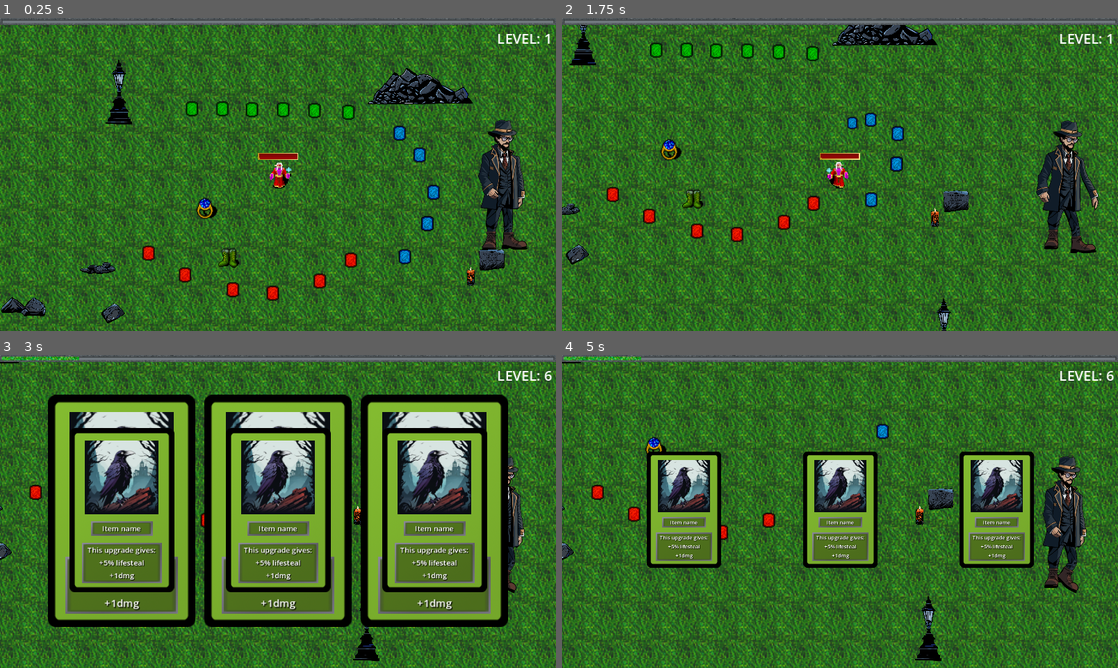
Above: before the commit, frames 1-4 (two rows, left to right).
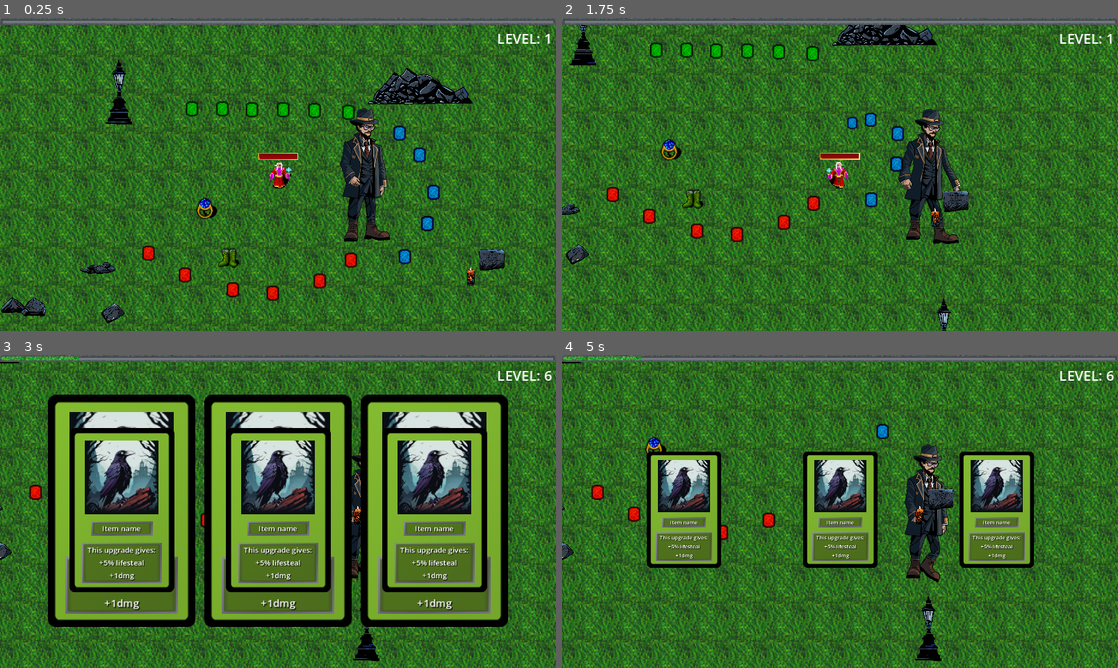
Above: after the commit, the same moments.

Repository: AGH-Code-Industry/monstrous-tide
Game: Godot game, scene res://Assets/World/world.tscn
The game is run twice, just before and just after one commit, with the same random seed, the same clock (stepped at 60 frames per second) and the same inputs.
Inputs (mouse positions are in pixels of both pictures, inside the frame that each line leads up to):
- Up to frame 1 (0.25 s): no input
- Up to frame 2 (1.75 s): move the mouse to (962, 158) at 0.52 s; press the mouse at (962, 158) at 0.53 s; hold D (right) 0.53-1.28 s; move the mouse to (728, 190) at 1.27 s; release the mouse at (728, 190) at 1.28 s; hold S (down) from 1.28 s (still down); click (728, 190) at 1.35 s
- Up to frame 3 (3 s): move the mouse to (333, 442) at 2.02 s; release S (down) at 2.03 s; press the mouse at (333, 442) at 2.03 s; hold D (right) 2.03-2.78 s; move the mouse to (122, 511) at 2.77 s; release the mouse at (122, 511) at 2.78 s; hold W (up) from 2.78 s (still down); click (122, 511) at 2.85 s
- Up to frame 4 (5 s): move the mouse to (684, 508) at 3.52 s; release W (up) at 3.53 s; press the mouse at (684, 508) at 3.53 s; hold A (left) from 3.53 s (still down); tap Enter at 4.25 s; move the mouse to (840, 511) at 4.27 s; release the mouse at (840, 511) at 4.28 s; click (840, 511) at 4.35 s

The runs differ from the first frame. In frame 1, 4.5% of the frame differs, in the area x 61-95%, y 28-75%; in frame 2, 4.8%, in the area x 60-97%, y 29-76%; in frame 3, 1.2%; in frame 4, 4.2%.

Commit message:
Fix rotation point

Diff:
--- a/Assets/Player/player.tscn
+++ b/Assets/Player/player.tscn
@@ -10,6 +10,15 @@
 [ext_resource type="PackedScene" uid="uid://cg6gnjj6opuhq" path="res://Assets/Utility/DropItems/PickUp/pickup_component.tscn" id="6_jlj47"]
 [ext_resource type="Texture2D" uid="uid://bwtqajh7agh7l" path="res://Assets/Player/Main__Char_0.3(1).png" id="7_jwu1d"]
 [ext_resource type="PackedScene" uid="uid://5wxdkk0ryim2" path="res://Assets/Player/Weapons/AoEWeapons/Lantern/lantern.tscn" id="8_1p3gh"]
+
+[sub_resource type="Resource" id="Resource_lyosv"]
+script = ExtResource("2_5ofgj")
+type = 3
+value = 150
+
+[sub_resource type="Resource" id="Resource_acek7"]
+script = ExtResource("3_it506")
+data = Array[ExtResource("2_5ofgj")]([SubResource("Resource_lyosv")])
 
 [sub_resource type="Animation" id="Animation_2f0x6"]
 resource_name = "Idle"
@@ -87,15 +96,6 @@
 "update": 0,
 "values": [Vector2(-15.3334, 72.3333), Vector2(-15.3334, 65.6666), Vector2(-15.3334, 72.3333), Vector2(-15.3334, 65.6666), Vector2(-15.3334, 72.3333)]
 }
-
-[sub_resource type="Resource" id="Resource_lyosv"]
-script = ExtResource("2_5ofgj")
-type = 3
-value = 150
-
-[sub_resource type="Resource" id="Resource_acek7"]
-script = ExtResource("3_it506")
-data = Array[ExtResource("2_5ofgj")]([SubResource("Resource_lyosv")])
 
 [sub_resource type="Animation" id="Animation_xwp2e"]
 length = 0.001
@@ -557,16 +557,14 @@
 curve = SubResource("Curve_7yhul")
 
 [sub_resource type="ParticleProcessMaterial" id="ParticleProcessMaterial_ocaqh"]
+particle_flag_disable_z = true
 emission_shape = 1
 emission_sphere_radius = 10.43
-particle_flag_disable_z = true
 direction = Vector3(0.5, 0, 0)
 spread = 180.0
-gravity = Vector3(0, 98, 0)
 initial_velocity_min = 50.0
 initial_velocity_max = 50.0
-orbit_velocity_min = 0.0
-orbit_velocity_max = 0.0
+gravity = Vector3(0, 98, 0)
 scale_min = 2.0
 scale_max = 3.0
 scale_curve = SubResource("CurveTexture_tw5kp")
@@ -607,7 +605,6 @@
 stat_set = SubResource("Resource_acek7")
 
 [node name="Tornado" parent="." instance=ExtResource("2_8m7hr")]
-visible = false
 
 [node name="AnimationPlayer" type="AnimationPlayer" parent="."]
 libraries = {
@@ -623,7 +620,6 @@
 [node name="Camera2D" type="Camera2D" parent="AnimatedSprite2D"]
 
 [node name="CollisionShape2D" type="CollisionShape2D" parent="."]
-visible = false
 position = Vector2(2, 2)
 shape = SubResource("CapsuleShape2D_siame")
 
@@ -663,10 +659,10 @@
 [node name="PickupComponent" parent="." instance=ExtResource("6_jlj47")]
 
 [node name="Character" type="Node2D" parent="."]
-position = Vector2(-11, 5)
+position = Vector2(100, -16)
 
 [node name="Skeleton2D" type="Skeleton2D" parent="Character"]
-position = Vector2(122, -18)
+position = Vector2(-145, -10)
 scale = Vector2(0.3, 0.3)
 
 [node name="Hip" type="Bone2D" parent="Character/Skeleton2D"]
@@ -731,7 +727,7 @@
 [node name="Node2D" type="Node2D" parent="Character"]
 
 [node name="Head" type="Polygon2D" parent="Character/Node2D"]
-position = Vector2(271, -48)
+position = Vector2(1, -40)
 scale = Vector2(0.3, 0.3)
 offset = Vector2(-252, -112)
 texture = ExtResource("7_jwu1d")
@@ -743,8 +739,9 @@
 internal_vertex_count = 2
 
 [node name="LefLeg" type="Polygon2D" parent="Character/Node2D"]
-position = Vector2(228, -47)
+position = Vector2(11, 65)
 scale = Vector2(0.3, 0.3)
+offset = Vector2(-173.333, -340)
 texture = ExtResource("7_jwu1d")
 skeleton = NodePath("../../Skeleton2D")
 polygon = PackedVector2Array(128, 360, 128, 352, 128, 344, 128, 312, 128, 264, 136, 256, 160, 256, 176, 256, 176, 312,  …(189 unchanged characters)…
@@ -754,8 +751,9 @@
 internal_vertex_count = 6
 
 [node name="RightLeg" type="Polygon2D" parent="Character/Node2D"]
-position = Vector2(236, -47)
+position = Vector2(-10, 65)
 scale = Vector2(0.3, 0.3)
+offset = Vector2(-80, -340)
 texture = ExtResource("7_jwu1d")
 skeleton = NodePath("../../Skeleton2D")
 polygon = PackedVector2Array(96, 352, 96, 344, 96, 336, 96, 328, 104, 304, 120, 256, 104, 248, 72, 248, 48, 264, 48, 304, 40, 320, 40, 336, 48, 344, 48, 368, 48, 384, 40, 408, 32, 432, 32, 440, 88, 440, 88, 424, 96, 416, 88, 376, 64, 408, 72, 376, 72, 352, 72, 336, 72, 320, 80, 288)
@@ -765,8 +763,9 @@
 internal_vertex_count = 6
 
 [node name="LeftArm" type="Polygon2D" parent="Character/Node2D"]
-position = Vector2(244, -36)
+position = Vector2(21, 7)
 scale = Vector2(0.3, 0.3)
+offset = Vector2(-156.667, -116.667)
 texture = ExtResource("7_jwu1d")
 skeleton = NodePath("../../Skeleton2D")
 polygon = PackedVector2Array(136, 120, 136, 112, 128, 104, 128, 72, 120, 48, 120, 24, 136, 24, 152, 32, 160, 48, 160, 88, 168, 96, 168, 104, 168, 120, 176, 128, 176, 160, 176, 192, 168, 216, 152, 240, 144, 240, 136, 224, 136, 200, 136, 184, 136, 152, 144, 96, 152, 112, 152, 128, 144, 64, 160, 176)
@@ -776,7 +775,6 @@
 internal_vertex_count = 5
 
 [node name="Chest" type="Polygon2D" parent="Character/Node2D"]
-position = Vector2(270, -8)
 scale = Vector2(0.3, 0.3)
 offset = Vector2(-323, -285)
 texture = ExtResource("7_jwu1d")
@@ -788,7 +786,7 @@
 internal_vertex_count = 6
 
 [node name="RightArm" type="Polygon2D" parent="Character/Node2D"]
-position = Vector2(246, -8)
+position = Vector2(-24, -1)
 scale = Vector2(0.3, 0.3)
 offset = Vector2(-49, -100)
 texture = ExtResource("7_jwu1d")
@@ -806,6 +804,11 @@
 }
 
 [node name="AnimationTree" type="AnimationTree" parent="."]
+active = false
+root_node = NodePath("../AnimationPlayer")
+libraries = {
+"": SubResource("AnimationLibrary_qa4wg")
+}
 tree_root = SubResource("AnimationNodeStateMachine_8k8oc")
 anim_player = NodePath("../Animation")
 parameters/conditions/idle = false
@@ -815,7 +818,7 @@
 
 [node name="Lantern" parent="Weapons" instance=ExtResource("8_1p3gh")]
 
-[connection signal="on_death" from="HitBox" to="." method="_on_hit_box_on_death" flags=18]
+[connection signal="on_death" from="HitBox" to="." method="_on_hit_box_on_death"]
 [connection signal="update_health" from="HitBox" to="." method="_on_hit_box_update_health"]
 
 [editable path="HitBox"]
--- a/project.godot
+++ b/project.godot
@@ -12,7 +12,7 @@
 
 config/name="Monstrous-tide-game"
 run/main_scene="res://Assets/World/world.tscn"
-config/features=PackedStringArray("4.1", "Forward Plus")
+config/features=PackedStringArray("4.2", "Forward Plus")
 config/icon="res://icon.svg"
 
 [autoload]
Not shown: 1 places in Assets/Player/player.tscn that only renumber resources
